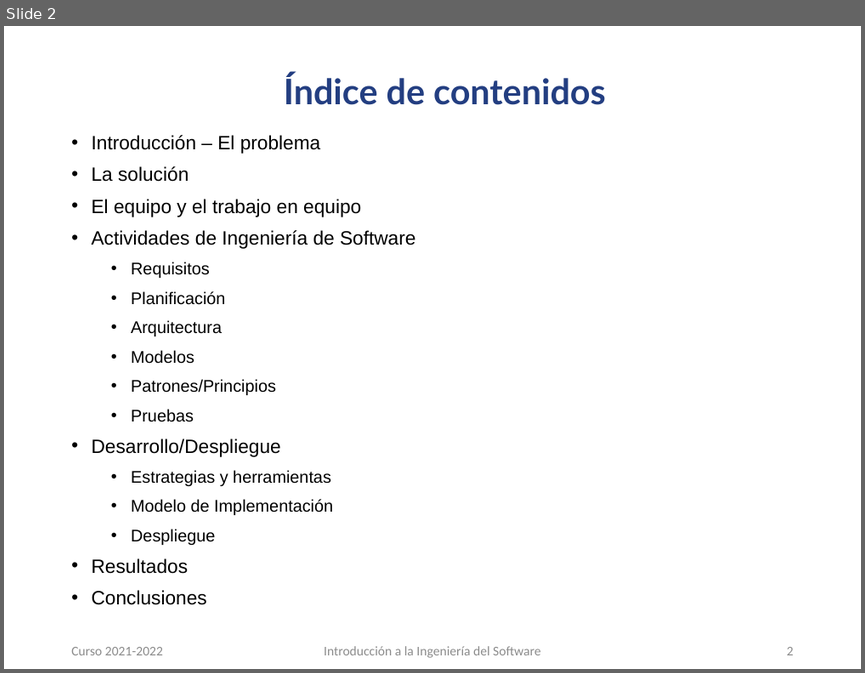
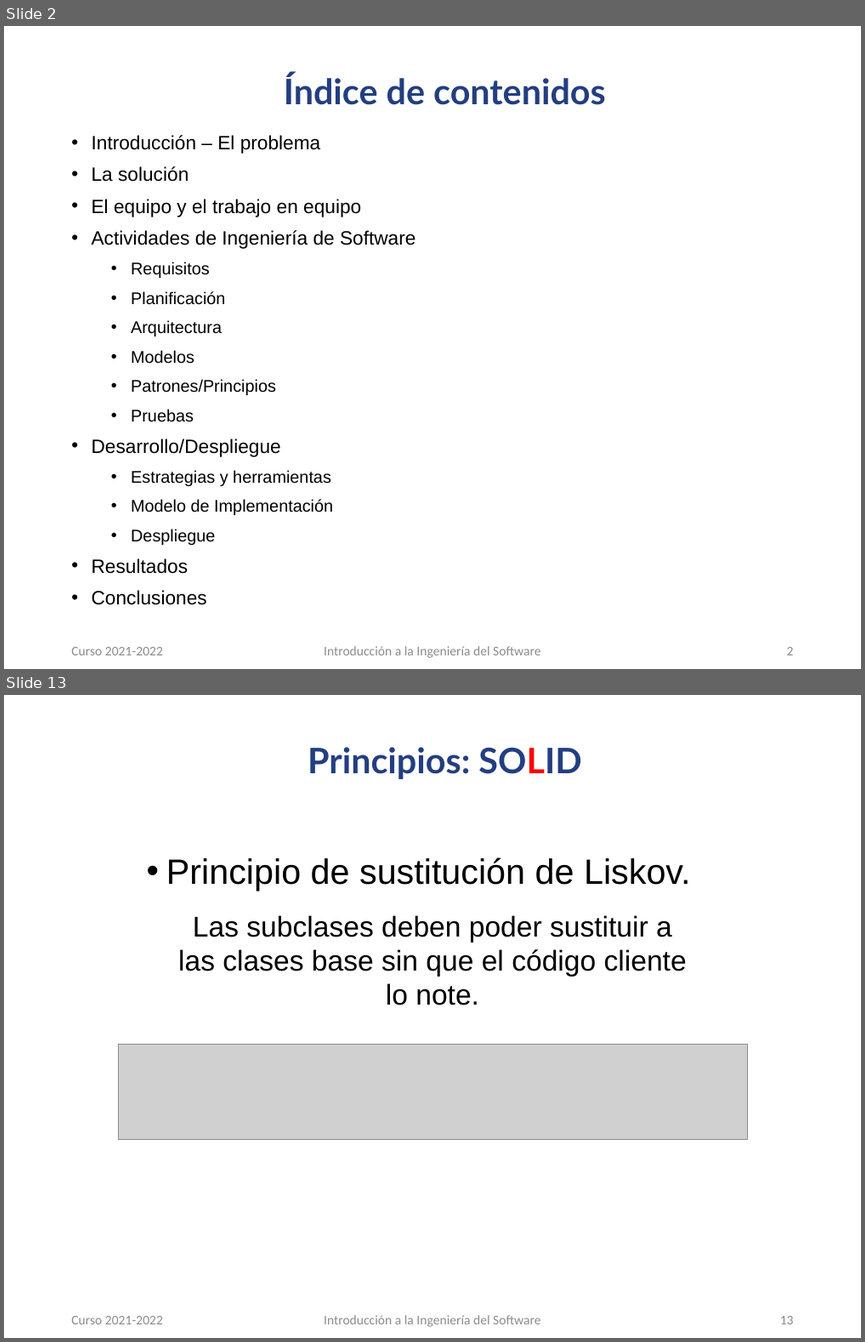
Before and after one commit to carloscmor/PRIMERA_FILA, a slide deck: PFentertainment_presentación.pptx. Shown one above the other, each under a label of ours: slide 2 before the commit, slides 2 and 13 after it; the slides between them are not shown. The pictures are 865x673 and 865x1342 pixels, drawn with LibreOffice and Linux fonts; fonts in the diff are those of the drawing; grey boxes stand for pictures; background and template pictures are left out. Boxes give left, top, right and bottom in pixels: in the first picture for what was removed or moved away, otherwise in the second. Text is boxed around its words. In the diff, an @@ line names an element or a change of style, - is before the commit and + after.

```diff
--- a/PFentertainment_presentación.pptx
+++ b/PFentertainment_presentación.pptx
@@ slide 13 added at box(4, 695, 861, 1338), background #FFFFFF @@
@@ title added at box(307, 747, 581, 779), 29.5 pt, text #233E81, bold @@
+Principios: SOLID
@@ text added at box(166, 857, 690, 891), 29.5 pt, text #000000 @@
+• Principio de sustitución de Liskov.
@@ text added at box(178, 915, 687, 1005), 24 pt, text #000000 @@
+Las subclases deben poder sustituir a las clases base sin que el código cliente lo note.
@@ picture added at box(118, 1043, 748, 1139) @@
@@ text added at box(71, 1315, 163, 1324), 11.1 pt, text #8C8C8C @@
+Curso 2021-2022
@@ text added at box(324, 1315, 540, 1327), 11.1 pt, text #8C8C8C @@
+Introducción a la Ingeniería del Software
@@ page number added at box(780, 1315, 794, 1324), 11.1 pt, text #8C8C8C @@
+13
```
Also in this commit, not shown: 10 slides changed, 10 other slides added.
